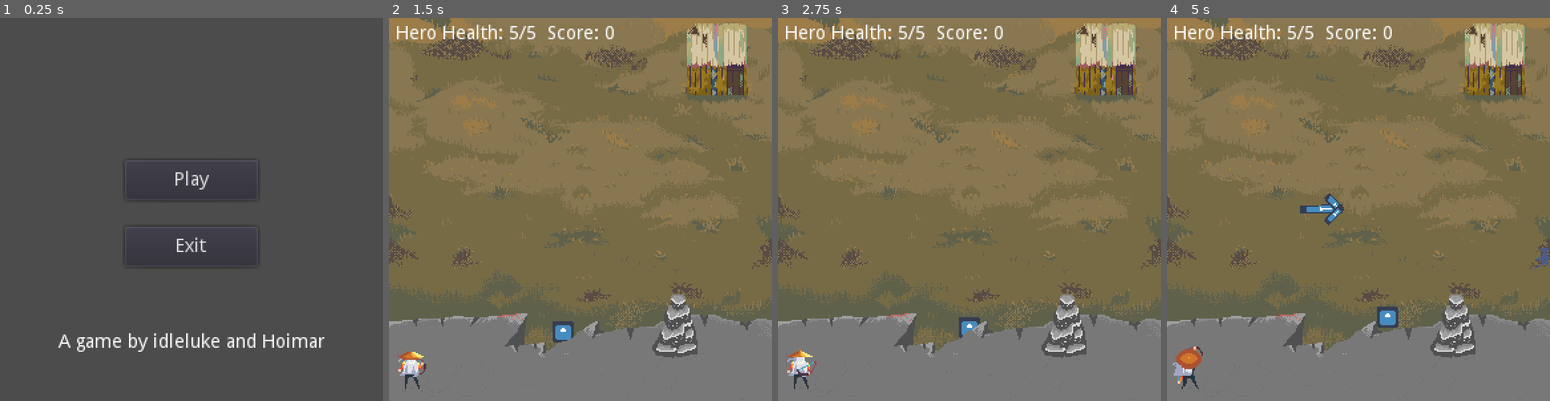
Above: before the commit, frames 1-4 (left to right).
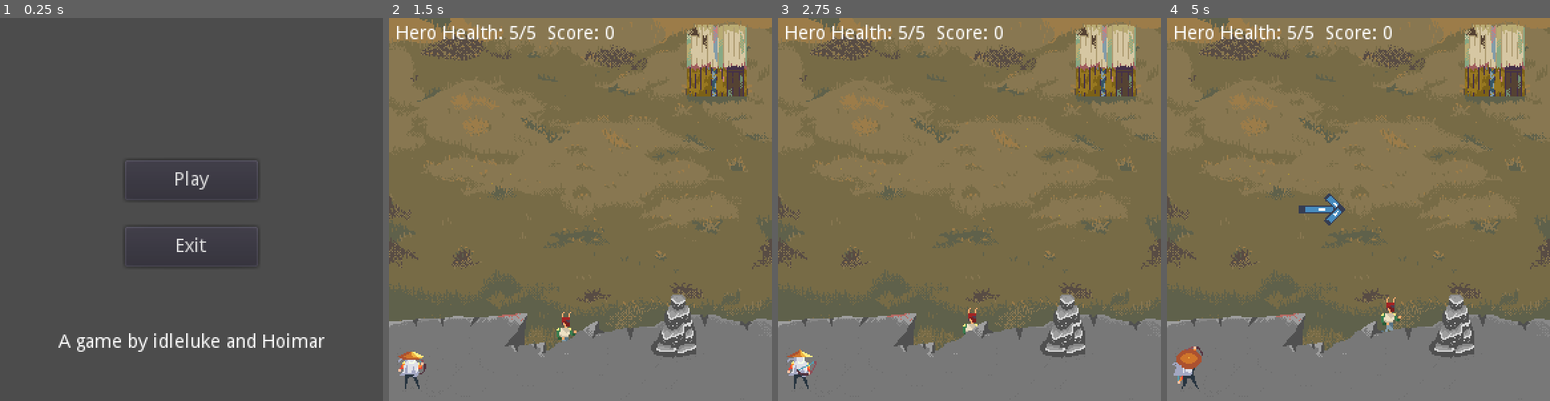
Above: after the commit, the same moments.

Repository: Hoimar/ashes
Game: Godot game, scene res://scenes/gamestates/main_menu.tscn
The game is run twice, just before and just after one commit, with the same random seed, the same clock (stepped at 60 frames per second) and the same inputs. Before the commit the project starts from res://scenes/main_menu.tscn. The engine's default icon, where the game draws it, is replaced by a stand-in: a white triangle on a blue panel in a dark square.
Inputs (mouse positions are in pixels of both pictures, inside the frame that each line leads up to):
- Up to frame 1 (0.25 s): no input
- Up to frame 2 (1.5 s): click "Play" at 0.5 s; move the mouse to (664, 190) at 1.27 s; press the mouse at (664, 190) at 1.28 s
- Up to frame 3 (2.75 s): move the mouse to (892, 228) at 2.02 s; release the mouse at (892, 228) at 2.03 s; click (892, 228) at 2.1 s
- Up to frame 4 (5 s): move the mouse to (1396, 125) at 2.77 s; press the mouse at (1396, 125) at 2.78 s; move the mouse to (1339, 286) at 3.52 s; release the mouse at (1339, 286) at 3.53 s; click (1339, 286) at 3.6 s; move the mouse to (1473, 266) at 4.27 s; press the mouse at (1473, 266) at 4.28 s

The runs differ from the first frame. In frame 2, 1.0% of the frame differs, in the area x 42-94%, y 1-88%; in frame 3, 0.9%; in frame 4, 1.2%, in the area x 34-100%, y 1-88%.

Commit message:
Added enemies, hero, ending, animations, etc.

Diff:
--- /dev/null
+++ b/audio_bus_layout.tres
@@ -0,0 +1,3 @@
+[gd_resource type="AudioBusLayout" format=2]
+
+[resource]
--- a/project.godot
+++ b/project.godot
@@ -13,6 +13,11 @@
 "class": "Arrow",
 "language": "GDScript",
 "path": "res://scripts/arrow_controller.gd"
+}, {
+"base": "Node2D",
+"class": "DirectionFinder",
+"language": "GDScript",
+"path": "res://scripts/direction_finder.gd"
 }, {
 "base": "Node2D",
 "class": "Enemy",
@@ -46,6 +51,7 @@
 } ]
 _global_script_class_icons={
 "Arrow": "",
+"DirectionFinder": "",
 "Enemy": "",
 "EnemySpawner": "",
 "EnemyWave": "",
@@ -57,7 +63,7 @@
 [application]
 
 config/name="Archery"
-run/main_scene="res://scenes/main_menu.tscn"
+run/main_scene="res://scenes/gamestates/main_menu.tscn"
 config/icon="res://icon.png"
 
 [autoload]
@@ -88,5 +94,5 @@
 [rendering]
 
 quality/driver/driver_name="GLES2"
-2d/snapping/use_gpu_pixel_snap=true
 environment/default_environment="res://default_env.tres"
+quality/dynamic_fonts/use_oversampling=false
--- /dev/null
+++ b/scenes/direction_finder.tscn
@@ -0,0 +1,6 @@
+[gd_scene load_steps=2 format=2]
+
+[ext_resource path="res://scripts/direction_finder.gd" type="Script" id=1]
+
+[node name="DirectionFinder" type="Node2D"]
+script = ExtResource( 1 )
--- a/scenes/enemy.tscn
+++ b/scenes/enemies/enemy.tscn
@@ -1,47 +1,44 @@
-[gd_scene load_steps=5 format=2]
+[gd_scene load_steps=4 format=2]
 
-[ext_resource path="res://assets/sprites/enemy.png" type="Texture" id=1]
+[ext_resource path="res://scenes/direction_finder.tscn" type="PackedScene" id=1]
 [ext_resource path="res://scripts/enemy.gd" type="Script" id=2]
 
-[sub_resource type="RectangleShape2D" id=1]
-extents = Vector2( 8, 7 )
-
-[sub_resource type="Animation" id=2]
+[sub_resource type="Animation" id=1]
 resource_name = "hurt"
 length = 0.3
 tracks/0/type = "value"
-tracks/0/path = NodePath("Sprite:modulate")
+tracks/0/path = NodePath("AnimatedSprite:modulate")
 tracks/0/interp = 1
 tracks/0/loop_wrap = true
 tracks/0/imported = false
 tracks/0/enabled = true
 tracks/0/keys = {
-"times": PoolRealArray( 0, 0.2, 0.3 ),
+"times": PoolRealArray( 0, 0.1, 0.3 ),
 "transitions": PoolRealArray( 1, 1, 1 ),
 "update": 0,
-"values": [ Color( 1, 0, 0, 1 ), Color( 0.592157, 0.00392157, 0.00392157, 1 ), Color( 1, 1, 1, 1 ) ]
+"values": [ Color( 1, 1, 1, 1 ), Color( 0.647059, 0.0470588, 0, 1 ), Color( 1, 1, 1, 1 ) ]
 }
 
 [node name="Enemy" type="Node2D"]
 script = ExtResource( 2 )
 
-[node name="Sprite" type="Sprite" parent="."]
-texture = ExtResource( 1 )
+[node name="AnimatedSprite" type="AnimatedSprite" parent="."]
 
 [node name="Hitbox" type="Area2D" parent="."]
-position = Vector2( 0, 1 )
 collision_layer = 3
 __meta__ = {
 "_edit_group_": true
 }
 
 [node name="CollisionShape2D" type="CollisionShape2D" parent="Hitbox"]
-shape = SubResource( 1 )
 
 [node name="KnockbackTween" type="Tween" parent="."]
 
 [node name="AnimationPlayer" type="AnimationPlayer" parent="."]
-anims/hurt = SubResource( 2 )
+anims/hurt = SubResource( 1 )
+
+[node name="DirectionFinder" parent="." instance=ExtResource( 1 )]
+only_x_axis = true
 
 [connection signal="area_entered" from="Hitbox" to="." method="_on_Hitbox_area_entered"]
 [connection signal="tween_completed" from="KnockbackTween" to="." method="_on_KnockbackTween_tween_completed"]
--- /dev/null
+++ b/scenes/enemies/enemy_boss.tscn
@@ -0,0 +1,54 @@
+[gd_scene load_steps=11 format=2]
+
+[ext_resource path="res://scenes/enemies/enemy.tscn" type="PackedScene" id=1]
+[ext_resource path="res://assets/sprites/ENEMY 2 spritesheet.png" type="Texture" id=2]
+
+[sub_resource type="AtlasTexture" id=1]
+atlas = ExtResource( 2 )
+region = Rect2( 0, 80, 80, 80 )
+
+[sub_resource type="AtlasTexture" id=2]
+atlas = ExtResource( 2 )
+region = Rect2( 80, 80, 80, 80 )
+
+[sub_resource type="AtlasTexture" id=3]
+atlas = ExtResource( 2 )
+region = Rect2( 160, 80, 80, 80 )
+
+[sub_resource type="AtlasTexture" id=4]
+atlas = ExtResource( 2 )
+region = Rect2( 240, 80, 80, 80 )
+
+[sub_resource type="AtlasTexture" id=5]
+atlas = ExtResource( 2 )
+region = Rect2( 320, 80, 80, 80 )
+
+[sub_resource type="AtlasTexture" id=6]
+atlas = ExtResource( 2 )
+region = Rect2( 400, 80, 80, 80 )
+
+[sub_resource type="SpriteFrames" id=7]
+animations = [ {
+"frames": [ SubResource( 1 ), SubResource( 2 ), SubResource( 3 ), SubResource( 4 ), SubResource( 5 ), SubResource( 6 ) ],
+"loop": true,
+"name": "run",
+"speed": 10.0
+} ]
+
+[sub_resource type="RectangleShape2D" id=8]
+extents = Vector2( 18, 35 )
+
+[node name="Enemy" instance=ExtResource( 1 )]
+health = 10
+
+[node name="AnimatedSprite" parent="." index="0"]
+frames = SubResource( 7 )
+animation = "run"
+frame = 1
+playing = true
+
+[node name="Hitbox" parent="." index="1"]
+position = Vector2( 0, 6 )
+
+[node name="CollisionShape2D" parent="Hitbox" index="0"]
+shape = SubResource( 8 )
--- /dev/null
+++ b/scenes/enemies/enemy_small.tscn
@@ -0,0 +1,50 @@
+[gd_scene load_steps=11 format=2]
+
+[ext_resource path="res://scenes/enemies/enemy.tscn" type="PackedScene" id=1]
+[ext_resource path="res://assets/sprites/enemy 1 spritesheet.png" type="Texture" id=2]
+
+[sub_resource type="AtlasTexture" id=1]
+atlas = ExtResource( 2 )
+region = Rect2( 0, 0, 32, 32 )
+
+[sub_resource type="AtlasTexture" id=2]
+atlas = ExtResource( 2 )
+region = Rect2( 32, 0, 32, 32 )
+
+[sub_resource type="AtlasTexture" id=3]
+atlas = ExtResource( 2 )
+region = Rect2( 64, 0, 32, 32 )
+
+[sub_resource type="AtlasTexture" id=4]
+atlas = ExtResource( 2 )
+region = Rect2( 96, 0, 32, 32 )
+
+[sub_resource type="AtlasTexture" id=5]
+atlas = ExtResource( 2 )
+region = Rect2( 128, 0, 32, 32 )
+
+[sub_resource type="AtlasTexture" id=6]
+atlas = ExtResource( 2 )
+region = Rect2( 160, 0, 32, 32 )
+
+[sub_resource type="SpriteFrames" id=7]
+animations = [ {
+"frames": [ SubResource( 1 ), SubResource( 2 ), SubResource( 3 ), SubResource( 4 ), SubResource( 5 ), SubResource( 6 ) ],
+"loop": true,
+"name": "run",
+"speed": 10.0
+} ]
+
+[sub_resource type="RectangleShape2D" id=8]
+extents = Vector2( 10, 16 )
+
+[node name="Enemy" instance=ExtResource( 1 )]
+
+[node name="AnimatedSprite" parent="." index="0"]
+frames = SubResource( 7 )
+animation = "run"
+frame = 3
+playing = true
+
+[node name="CollisionShape2D" parent="Hitbox" index="0"]
+shape = SubResource( 8 )
--- a/scenes/enemy_boss.tscn
+++ /dev/null
@@ -1,5 +0,0 @@
-[gd_scene load_steps=2 format=2]
-
-[ext_resource path="res://scenes/enemy.tscn" type="PackedScene" id=1]
-
-[node name="EnemyBoss" instance=ExtResource( 1 )]
--- /dev/null
+++ b/scenes/gamestates/ending.tscn
@@ -0,0 +1,26 @@
+[gd_scene format=2]
+
+[node name="Ending" type="Control"]
+anchor_right = 1.0
+anchor_bottom = 1.0
+__meta__ = {
+"_edit_use_anchors_": false
+}
+
+[node name="ColorRect" type="ColorRect" parent="."]
+anchor_right = 1.0
+anchor_bottom = 1.0
+color = Color( 0, 0, 0, 1 )
+
+[node name="CenterContainer" type="CenterContainer" parent="."]
+anchor_right = 1.0
+anchor_bottom = 1.0
+
+[node name="Label" type="Label" parent="CenterContainer"]
+margin_left = 45.0
+margin_top = 128.0
+margin_right = 243.0
+margin_bottom = 159.0
+text = "You did it, you crazy hedgehog!
+Congratulations!"
+align = 1
--- a/scenes/stage.tscn
+++ b/scenes/gamestates/stage.tscn
@@ -1,15 +1,16 @@
-[gd_scene load_steps=13 format=2]
+[gd_scene load_steps=14 format=2]
 
-[ext_resource path="res://scenes/enemy_spawner.tscn" type="PackedScene" id=1]
-[ext_resource path="res://scenes/archer.tscn" type="PackedScene" id=2]
-[ext_resource path="res://scenes/hero.tscn" type="PackedScene" id=3]
-[ext_resource path="res://scenes/goal.tscn" type="PackedScene" id=4]
-[ext_resource path="res://scripts/stage.gd" type="Script" id=5]
-[ext_resource path="res://scenes/enemy.tscn" type="PackedScene" id=6]
-[ext_resource path="res://scenes/enemy_wave.tscn" type="PackedScene" id=7]
-[ext_resource path="res://assets/sprites/GROUND 2-export.png" type="Texture" id=8]
-[ext_resource path="res://scripts/waves.gd" type="Script" id=9]
-[ext_resource path="res://assets/sprites/rock sprites.png" type="Texture" id=10]
+[ext_resource path="res://scripts/stage.gd" type="Script" id=1]
+[ext_resource path="res://scripts/waves.gd" type="Script" id=2]
+[ext_resource path="res://assets/sprites/rock sprites.png" type="Texture" id=3]
+[ext_resource path="res://assets/sprites/GROUND 2-export.png" type="Texture" id=4]
+[ext_resource path="res://scenes/enemies/enemy_boss.tscn" type="PackedScene" id=5]
+[ext_resource path="res://scenes/enemies/enemy_small.tscn" type="PackedScene" id=6]
+[ext_resource path="res://scenes/enemies/enemy_wave.tscn" type="PackedScene" id=7]
+[ext_resource path="res://scenes/enemies/enemy_spawner.tscn" type="PackedScene" id=8]
+[ext_resource path="res://scenes/goal.tscn" type="PackedScene" id=9]
+[ext_resource path="res://scenes/hero.tscn" type="PackedScene" id=10]
+[ext_resource path="res://scenes/archer.tscn" type="PackedScene" id=11]
 
 [sub_resource type="RectangleShape2D" id=1]
 extents = Vector2( 144, 88.6581 )
@@ -24,23 +25,23 @@
 ]]
 anchor_right = 1.0
 anchor_bottom = 1.0
-script = ExtResource( 5 )
+script = ExtResource( 1 )
 __meta__ = {
 "_edit_use_anchors_": false
 }
 
 [node name="Ground" type="Sprite" parent="."]
-texture = ExtResource( 8 )
+texture = ExtResource( 4 )
 centered = false
 region_enabled = true
 region_rect = Rect2( 0, 0, 288, 288 )
 
-[node name="Goal" parent="." instance=ExtResource( 4 )]
+[node name="Goal" parent="." instance=ExtResource( 9 )]
 position = Vector2( 247.541, 35.3171 )
 
 [node name="Game" type="YSort" parent="."]
 
-[node name="EnemySpawner" parent="Game" instance=ExtResource( 1 )]
+[node name="EnemySpawner" parent="Game" instance=ExtResource( 8 )]
 monitoring = false
 monitorable = false
 collision_layer = 0
@@ -131,10 +132,19 @@
 cooldown = 15.0
 
 [node name="EnemyWave2" parent="Waves" instance=ExtResource( 7 )]
-amount = 10
+amount = 5
 scene = ExtResource( 6 )
-duration = 15.0
+
+[node name="EnemyWave3" parent="Waves" instance=ExtResource( 7 )]
+amount = 8
+scene = ExtResource( 6 )
+duration = 20.0
 cooldown = 15.0
+
+[node name="EnemyWave4" parent="Waves" instance=ExtResource( 7 )]
+amount = 2
+scene = ExtResource( 5 )
+cooldown = 50.0
 
 [connection signal="mouse_clicked" from="." to="Archer" method="_on_Stage_mouse_clicked"]
 [connection signal="tween_completed" from="HeroPathTween" to="." method="_on_HeroPathTween_tween_completed"]
--- a/scenes/hero.tscn
+++ b/scenes/hero.tscn
@@ -1,15 +1,48 @@
-[gd_scene load_steps=5 format=2]
+[gd_scene load_steps=13 format=2]
 
-[ext_resource path="res://icon.png" type="Texture" id=1]
+[ext_resource path="res://assets/sprites/Hero Spritesheet.png" type="Texture" id=1]
 [ext_resource path="res://scripts/hero.gd" type="Script" id=2]
+[ext_resource path="res://scenes/direction_finder.tscn" type="PackedScene" id=3]
+
+[sub_resource type="AtlasTexture" id=3]
+atlas = ExtResource( 1 )
+region = Rect2( 0, 0, 32, 32 )
+
+[sub_resource type="AtlasTexture" id=4]
+atlas = ExtResource( 1 )
+region = Rect2( 32, 0, 32, 32 )
+
+[sub_resource type="AtlasTexture" id=5]
+atlas = ExtResource( 1 )
+region = Rect2( 64, 0, 32, 32 )
+
+[sub_resource type="AtlasTexture" id=6]
+atlas = ExtResource( 1 )
+region = Rect2( 96, 0, 32, 32 )
+
+[sub_resource type="AtlasTexture" id=7]
+atlas = ExtResource( 1 )
+region = Rect2( 128, 0, 32, 32 )
+
+[sub_resource type="AtlasTexture" id=8]
+atlas = ExtResource( 1 )
+region = Rect2( 160, 0, 32, 32 )
+
+[sub_resource type="SpriteFrames" id=9]
+animations = [ {
+"frames": [ SubResource( 3 ), SubResource( 4 ), SubResource( 5 ), SubResource( 6 ), SubResource( 7 ), SubResource( 8 ) ],
+"loop": true,
+"name": "walk",
+"speed": 5.0
+} ]
 
 [sub_resource type="RectangleShape2D" id=1]
-extents = Vector2( 8, 8 )
+extents = Vector2( 7, 14 )
 
 [sub_resource type="Animation" id=2]
 length = 0.3
 tracks/0/type = "value"
-tracks/0/path = NodePath("Sprite:modulate")
+tracks/0/path = NodePath("AnimatedSprite:modulate")
 tracks/0/interp = 1
 tracks/0/loop_wrap = true
 tracks/0/imported = false
@@ -26,11 +59,14 @@
 ]]
 script = ExtResource( 2 )
 
-[node name="Sprite" type="Sprite" parent="."]
-scale = Vector2( 0.25, 0.25 )
-texture = ExtResource( 1 )
+[node name="AnimatedSprite" type="AnimatedSprite" parent="."]
+frames = SubResource( 9 )
+animation = "walk"
+frame = 2
+playing = true
 
 [node name="Hitbox" type="Area2D" parent="."]
+position = Vector2( 0, 2 )
 __meta__ = {
 "_edit_group_": true
 }
@@ -41,5 +77,8 @@
 [node name="AnimationPlayer" type="AnimationPlayer" parent="."]
 anims/take_damage = SubResource( 2 )
 
+[node name="DirectionFinder" parent="." instance=ExtResource( 3 )]
+only_x_axis = true
+
 [connection signal="area_entered" from="Hitbox" to="." method="_on_Hitbox_area_entered"]
 [connection signal="animation_finished" from="AnimationPlayer" to="." method="_on_AnimationPlayer_animation_finished"]
--- a/scenes/main.tscn
+++ /dev/null
@@ -1,7 +0,0 @@
-[gd_scene load_steps=2 format=2]
-
-[ext_resource path="res://scenes/stage.tscn" type="PackedScene" id=1]
-
-[node name="Main" type="Node2D"]
-
-[node name="Stage" parent="." instance=ExtResource( 1 )]
--- /dev/null
+++ b/scripts/direction_finder.gd
@@ -0,0 +1,45 @@
+class_name DirectionFinder
+extends Node2D
+# Finds direction of parent node based on position delta.
+
+# Easier than enum.
+const UP = 0
+const DOWN = 1
+const LEFT = 2
+const RIGHT = 3
+
+export var only_x_axis: bool = false
+var last_position: Vector2
+var parent: Node2D
+var direction: int setget , get_direction
+
+
+# Called when the node enters the scene tree for the first time.
+func _ready():
+	if not get_parent() is Node2D:
+		print("Error: Can't find direction on non Node2D parent: ", get_parent())
+	parent = get_parent()
+	last_position = parent.global_position
+
+
+func _process(var delta: float):
+	var current_position := parent.global_position
+	var delta_p := last_position - current_position
+	last_position = current_position
+
+	if only_x_axis:
+		direction = LEFT if delta_p.x < 0 else RIGHT
+	else:
+		var angle := delta_p.angle()
+		if angle > -PI/4 and angle <= PI/4:
+			direction = RIGHT
+		elif angle > PI/4 and angle <= PI/2 + PI/4:
+			direction = DOWN
+		elif angle > PI/2 + PI/4 and angle <= PI + PI/4:
+			direction = LEFT
+		else:
+			direction = UP
+
+
+func get_direction() -> int:
+	return direction
--- a/scripts/enemy.gd
+++ b/scripts/enemy.gd
@@ -5,7 +5,7 @@
 const SPEED := 15.0
 const KNOCKBACK_DISTANCE := 35.0
 const KNOCKBACK_DURATION := 1.0
-const HEALTH_START := 3
+const HEALTH_BASIC := 2
 
 enum STATE {
 	CHASING,
@@ -13,13 +13,16 @@
 	DYING
 }
 
+export var health := HEALTH_BASIC
 var state := 0
-var health := HEALTH_START
 var facing_direction := -1
 var damage := 1
 var velocity := Vector2.ZERO
 onready var knockback_tween := $KnockbackTween
 onready var animation_player := $AnimationPlayer
+onready var animated_sprite := $AnimatedSprite
+onready var hitbox_shape := $Hitbox/CollisionShape2D
+onready var direction_finder := $DirectionFinder
 onready var hero: Node2D = get_tree().get_nodes_in_group("hero")[0]
 onready var stage: Node = get_tree().get_nodes_in_group("stage")[0]
 
@@ -34,6 +37,11 @@
 	if state == STATE.CHASING:
 		var direction = (hero.global_position - global_position).normalized()
 		position += direction * SPEED * delta
+		# Set sprite direction.
+		if direction_finder.get_direction() == DirectionFinder.RIGHT:
+			animated_sprite.scale.x = -1
+		else:
+			animated_sprite.scale.x = 1
 
 
 func take_hit(var amount := 1):
@@ -61,3 +69,7 @@
 
 func _on_KnockbackTween_tween_completed(_object, _key):
 	state = STATE.CHASING
+
+
+func get_hitbox() -> Vector2:
+	return hitbox_shape.shape.extents
--- a/scripts/enemy_spawner.gd
+++ b/scripts/enemy_spawner.gd
@@ -1,7 +1,6 @@
 class_name EnemySpawner
 extends Node2D
 
-const SPAWN_OFFSET := 16.0
 
 var spawn_area: RectangleShape2D
 onready var right_edge := get_viewport_rect().size.x
@@ -16,11 +15,11 @@
 
 func spawn(var scene: PackedScene):
 	var side: int = randi() % 2
-	var offset = SPAWN_OFFSET if side == 1 else -SPAWN_OFFSET
 	var x: float = 0.0 if side == 0 else right_edge
 	var y: float = randf() * spawn_area.extents.y * 2
-	var pos := Vector2(x + offset, y)
 	var enemy: Enemy = scene.instance()
-	enemy.position = pos
+	enemy.position = Vector2(x, y)
 	enemy.facing_direction = side
 	add_child(enemy)
+	var enemy_width := enemy.get_hitbox().x * 2
+	enemy.position.x += enemy_width if side == 1 else -enemy_width
--- a/scripts/global.gd
+++ b/scripts/global.gd
@@ -1,7 +1,8 @@
 extends Node
 
-const STAGE := preload("res://scenes/stage.tscn")
-const POPUP := preload("res://scenes/game_popup.tscn")
+const STAGE := preload("res://scenes/gamestates/stage.tscn")
+const POPUP := preload("res://scenes/gamestates/game_popup.tscn")
+const ENDING := preload("res://scenes/gamestates/ending.tscn")
 
 const MAX_LEVELS := 4
 enum STATE {
@@ -11,8 +12,9 @@
 	LOST,
 }
 
-var level: int = 0
+var level: int = 3
 var state: int
+var score: int
 
 
 func start_level(var next: bool = false):
@@ -20,9 +22,10 @@
 		level += 1
 	if level == MAX_LEVELS:
 		# TODO: Show ending.
-		pass
-	set_state(STATE.RUNNING)
-	get_tree().change_scene_to(STAGE)
+		get_tree().change_scene_to(ENDING)
+	else:
+		set_state(STATE.RUNNING)
+		get_tree().change_scene_to(STAGE)
 
 
 func set_state(var new):
@@ -33,5 +36,4 @@
 		get_tree().paused = false
 	else:
 		get_tree().paused = true
-		var popup = POPUP.instance()
-		get_tree().get_root().add_child(popup)
+		get_tree().get_root().add_child(POPUP.instance())
--- a/scripts/hero.gd
+++ b/scripts/hero.gd
@@ -15,6 +15,15 @@
 var state: int = STATE.WALKING
 var health := HEALTH_START
 onready var animation_player = $AnimationPlayer
+onready var animated_sprite = $AnimatedSprite
+onready var direction_finder = $DirectionFinder
+
+
+func _process(var delta: float):
+	if direction_finder.get_direction() == DirectionFinder.RIGHT:
+		animated_sprite.scale.x = -1
+	else:
+		animated_sprite.scale.x = 1
 
 
 func take_hit(var damage: int = 1):
--- a/scripts/main_menu.gd
+++ b/scripts/main_menu.gd
@@ -9,7 +9,7 @@
 
 
 func _on_ButtonPlay_pressed():
-	get_tree().change_scene("res://scenes/stage.tscn")
+	get_tree().change_scene_to(Global.STAGE)
 
 
 func _on_ButtonExit_pressed():
--- a/scripts/stage.gd
+++ b/scripts/stage.gd
@@ -15,6 +15,7 @@
 
 # Called when the node enters the scene tree for the first time.
 func _ready():
+	randomize()
 	hero.connect("hero_died", self, "lose")
 	hero.connect("hero_hurt", self, "hero_health_changed")
 	hero_health_changed(Hero.HEALTH_START)
Binary file added: assets/sprites/ENEMY 2 spritesheet.png
Not shown, added: assets/sprites/ENEMY 2 spritesheet.png.import
Binary file added: assets/sprites/Hero Spritesheet.png
Not shown, added: assets/sprites/Hero Spritesheet.png.import
Binary file added: assets/sprites/enemy 1 spritesheet.png
Not shown, added: assets/sprites/enemy 1 spritesheet.png.import
Renamed: scenes/enemy_spawner.tscn -> scenes/enemies/enemy_spawner.tscn
Renamed: scenes/enemy_wave.tscn -> scenes/enemies/enemy_wave.tscn
Renamed: scenes/game_popup.tscn -> scenes/gamestates/game_popup.tscn
Renamed: scenes/main_menu.tscn -> scenes/gamestates/main_menu.tscn
Not shown: 2 places in scenes/gamestates/stage.tscn that only renumber resources
